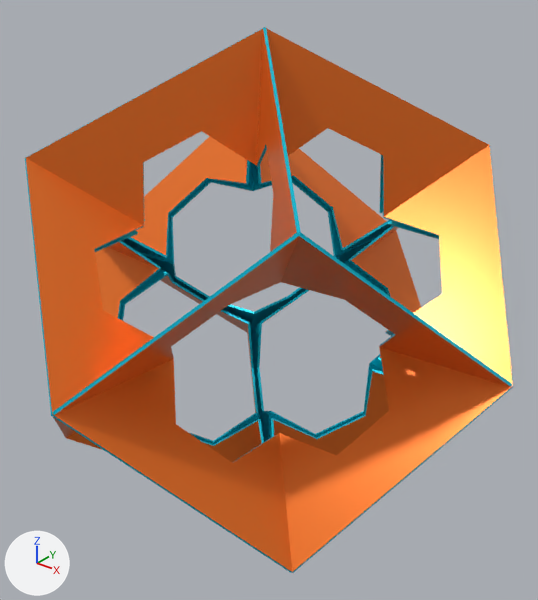
Before and after pictures for a commit that changed the glTF model escher1/vr/glb/Mobius48bS.glb.
Before and after are seen from a 50 mm camera at (7.99, -9.86, 6.14) aimed at (0.06, 0.05, -0.01). The lights are fixed; the arrows at lower left show +X, +Y and +Z. The first picture is the older version.

Objects in the first picture: 'root'.
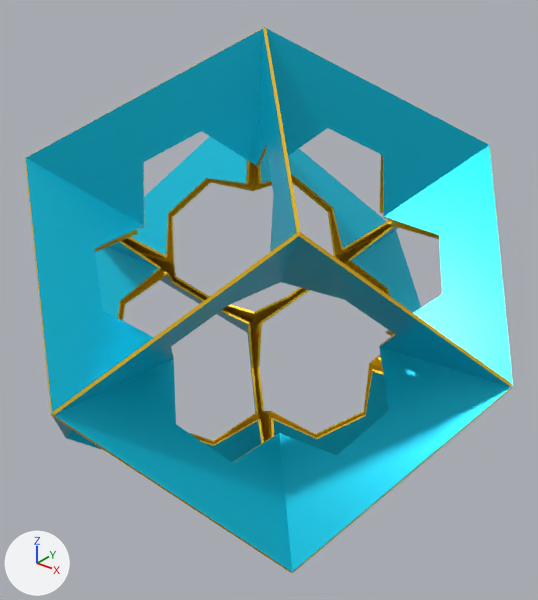
What differs and where, as boxes [x1, y1, x2, y2] in the pictures (538 x 600 px):
'root', recoloured (orange to cyan)
    both: [25, 27, 513, 573]

The change in detail:
Material 'Color H06.001' (mat_color_h06_001) changes colour from cyan #00cde9 to yellow #ffcd1d; in linear values from (0.0, 0.612, 0.812) to (1.0, 0.612, 0.0121).
Material 'Material.001' (mat_material_001) changes colour from orange #f97c29 to cyan #00cbea; in linear values from (0.95, 0.2, 0.0218) to (0.0, 0.6, 0.822).
